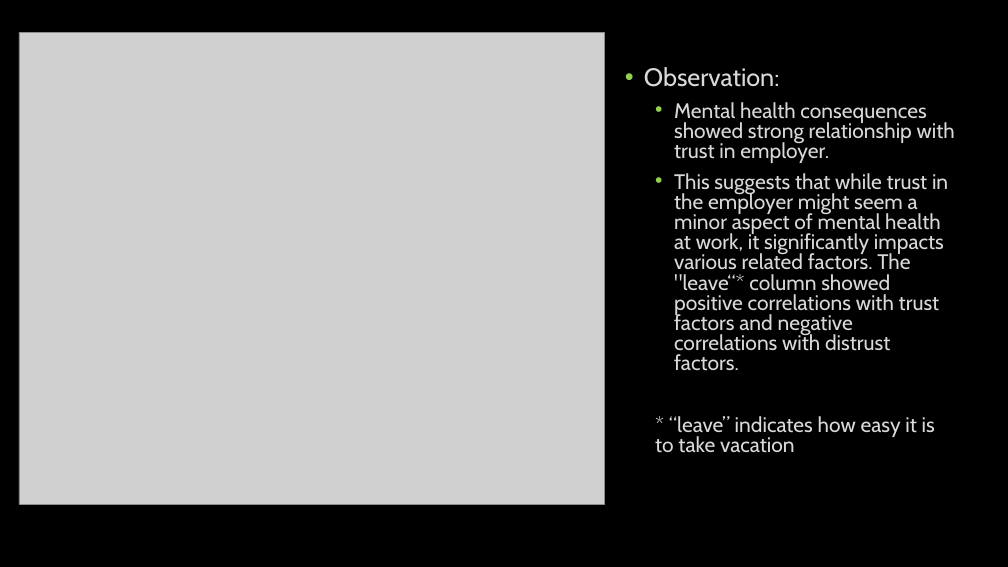
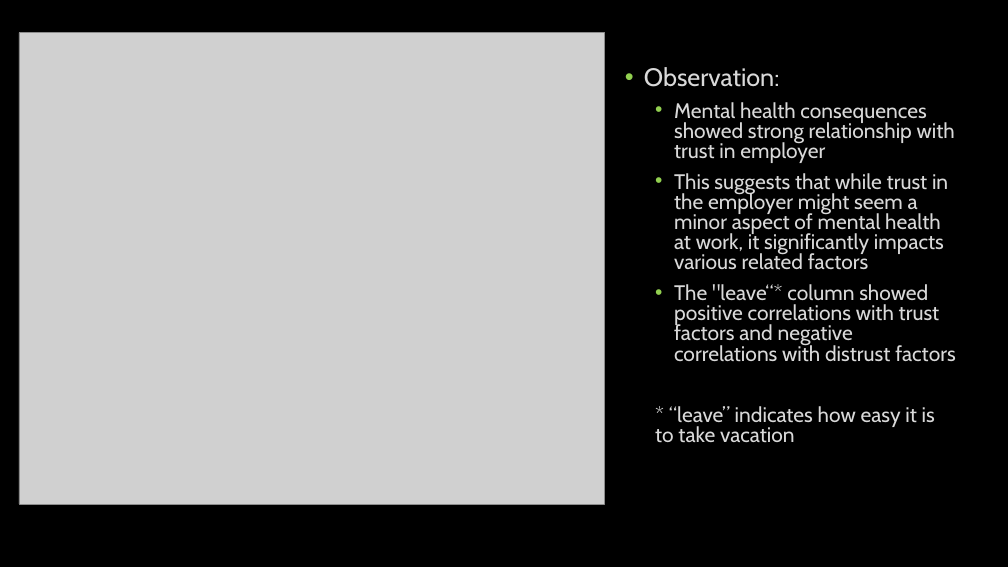
Before and after one commit to JimCarson1/Project_1, a slide deck: slide 12 of Project 1 UNC AI Bootcamp.pptx. Drawn at 1008x567 pixels with LibreOffice and Linux fonts; fonts in the diff are those of the drawing; grey boxes stand for pictures. Boxes give left, top, right and bottom in pixels: in the first picture for what was removed or moved away, otherwise in the second. Text is boxed around its words. In the diff, an @@ line names an element or a change of style, - is before the commit and + after.

```diff
--- a/Project 1 UNC AI Bootcamp.pptx
+++ b/Project 1 UNC AI Bootcamp.pptx
@@ text at (674,102,955,362): text changed @@
-  • Mental health consequences showed strong relationship with trust in employer.
-  • This suggests that while trust in the employer might seem a minor aspect of mental health at work, it significantly impacts various related factors. The "leave“* column showed positive correlations with trust factors and negative correlations with distrust factors.
+  • Mental health consequences showed strong relationship with trust in employer
+  • This suggests that while trust in the employer might seem a minor aspect of mental health at work, it significantly impacts various related factors
+  • The "leave“* column showed positive correlations with trust factors and negative correlations with distrust factors
```
Also in this commit, not shown: 2 other slides changed.
